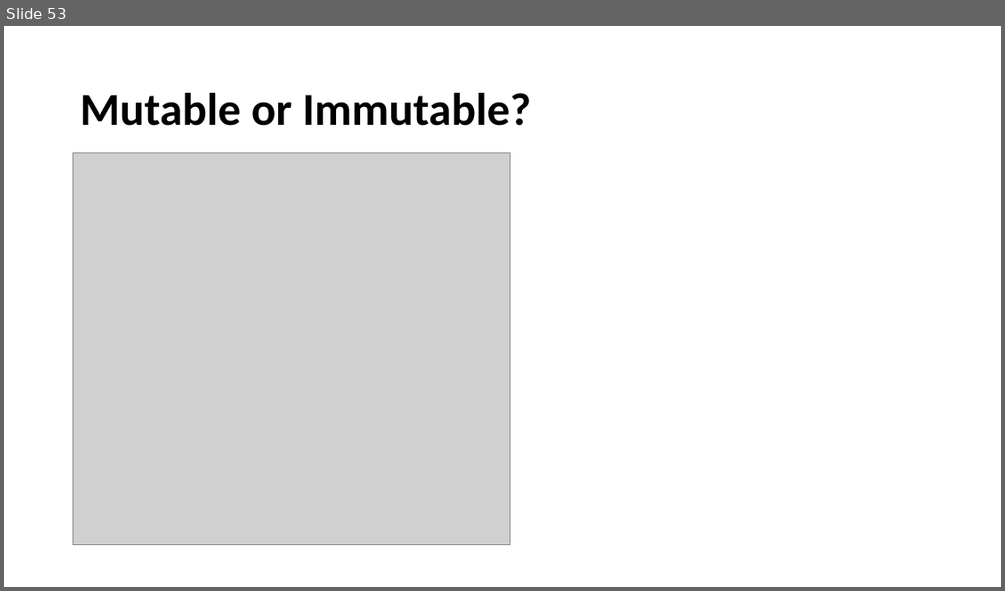
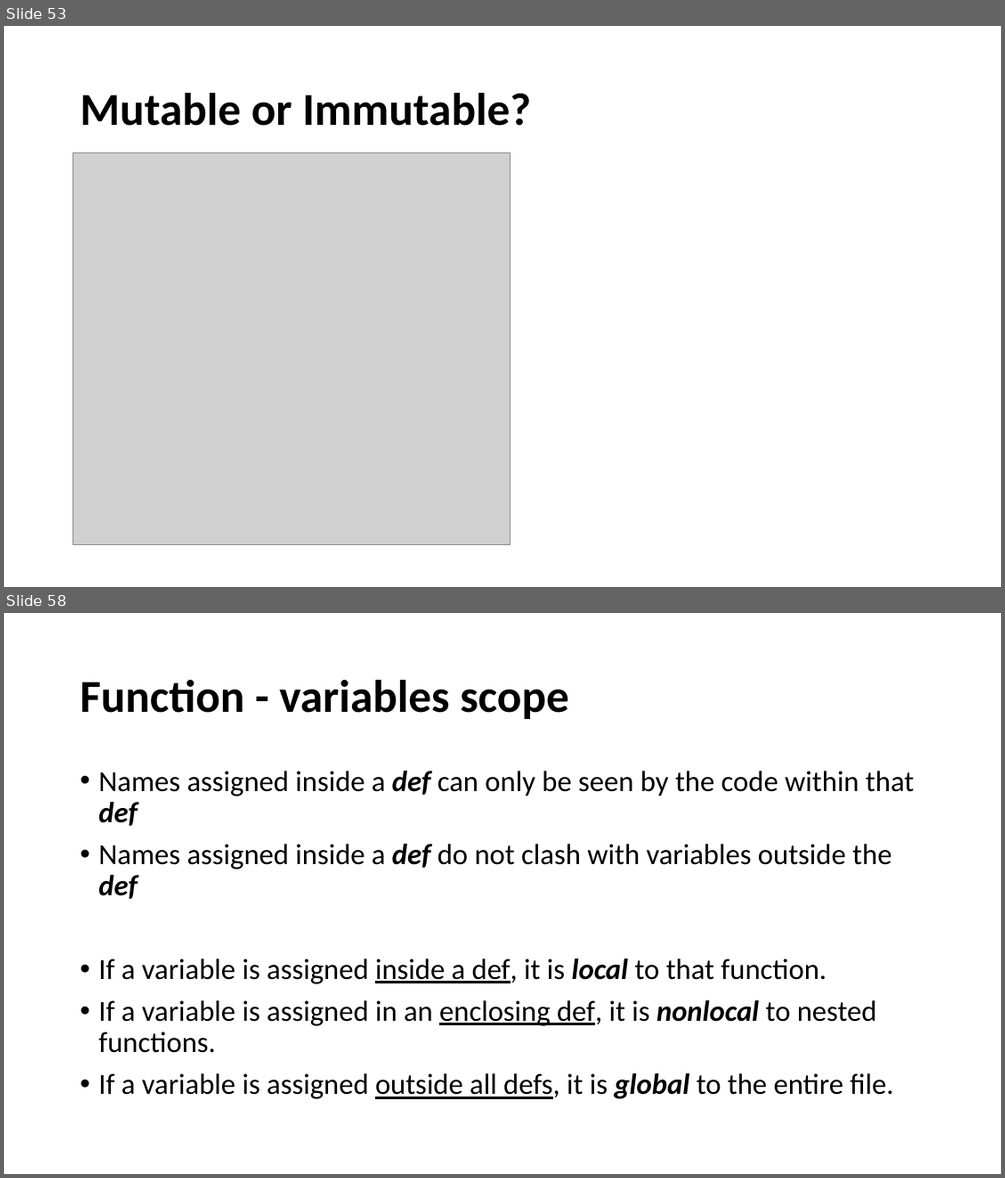
Before and after one commit to ankitagrawal579/Python, a slide deck: Python Ppt.pptx. Shown one above the other, each under a label of ours: slide 53 before the commit, slides 53 and 58 after it; the slides between them are not shown. The pictures are 1005x591 and 1005x1178 pixels, drawn with LibreOffice and Linux fonts; fonts in the diff are those of the drawing; grey boxes stand for pictures. Boxes give left, top, right and bottom in pixels: in the first picture for what was removed or moved away, otherwise in the second. Text is boxed around its words. In the diff, an @@ line names an element or a change of style, - is before the commit and + after.

Commit message:
python functions are added

```diff
--- a/Python Ppt.pptx
+++ b/Python Ppt.pptx
@@ slide 58 added at box(4, 613, 1001, 1174), background #FFFFFF @@
@@ title added at box(80, 680, 569, 719), 44 pt, text #000000, bold @@
+Function - variables scope
@@ text added at box(98, 771, 914, 1099), 28 pt, text #000000 @@
+• Names assigned inside a def can only be seen by the code within that def
+• Names assigned inside a def do not clash with variables outside the def
+• If a variable is assigned inside a def, it is local to that function.
+• If a variable is assigned in an enclosing def, it is nonlocal to nested functions.
+• If a variable is assigned outside all defs, it is global to the entire file.
```
Also in this commit, not shown: 10 slides changed, 13 other slides added.
